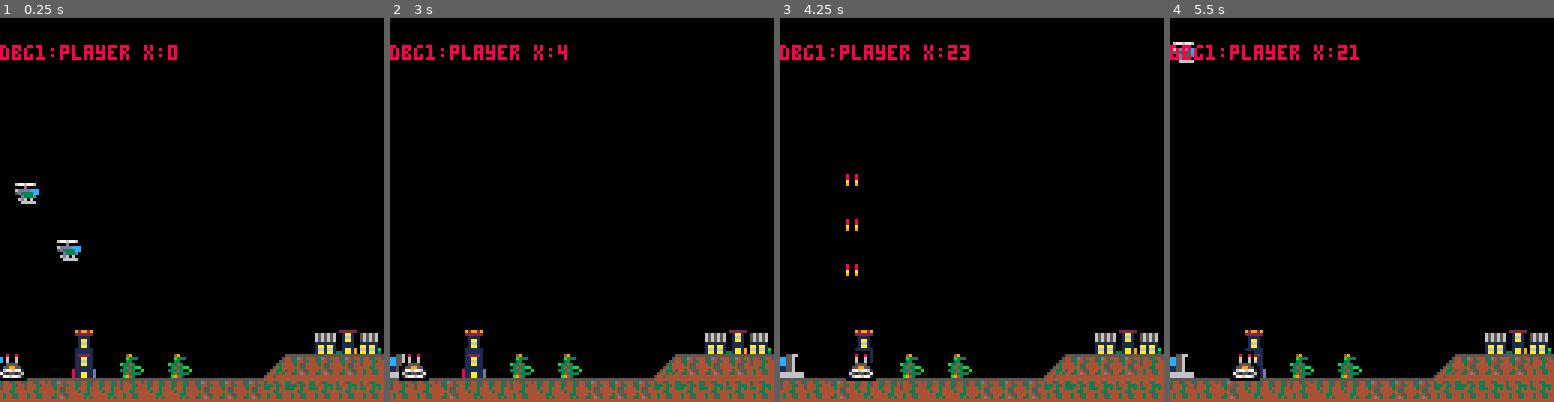
Above: before the commit, frames 1-4 (left to right).
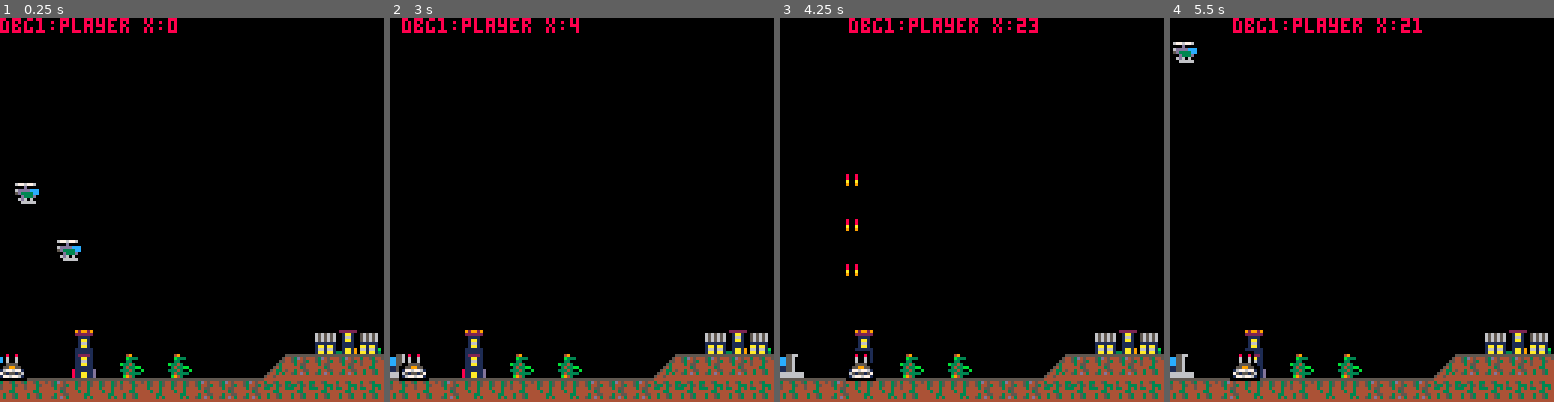
Above: after the commit, the same moments.

Repository: lauripaulo/pico8-games
Game: PICO-8 cartridge picotank/picotank.p8
Same seed, same stepped clock (60 frames per second), same inputs: the game is played once before the commit and once after it.
Inputs:
- Up to frame 1 (0.25 s): no input
- Up to frame 2 (3 s): hold Left 1.97-2.37 s; hold Right from 2.87 s (still down)
- Up to frame 3 (4.25 s): release Right at 3.53 s; hold Up 3.58-4.08 s; hold Right from 4.13 s (still down)
- Up to frame 4 (5.5 s): release Right at 4.53 s; hold Left from 5.13 s (still down)

The runs differ from the first frame. In frame 1, 1.5% of the frame differs, in the area x 0-47%, y 0-11%; in frame 2, 1.5%; in frame 3, 1.6%, in the area x 0-68%, y 0-11%; in frame 4, 1.6%.

Commit message:
Fix debu

Diff:
--- a/picotank/main.lua
+++ b/picotank/main.lua
@@ -271,7 +271,7 @@
 function print_debug()
 	local i = 1
 	for debug_info in all(dbg) do
-		print("dbg"..i..":"..debug_info, 0, i * 9, 8)
+		print("dbg"..i..":"..debug_info, player.x, 0, 8)
 		i = i + 1
 	end
 	dbg = {}
--- a/picotank/picotank.p8
+++ b/picotank/picotank.p8
@@ -274,7 +274,7 @@
 function print_debug()
 	local i = 1
 	for debug_info in all(dbg) do
-		print("dbg"..i..":"..debug_info, 0, i * 9, 8)
+		print("dbg"..i..":"..debug_info, player.x, 0, 8)
 		i = i + 1
 	end
 	dbg = {}
